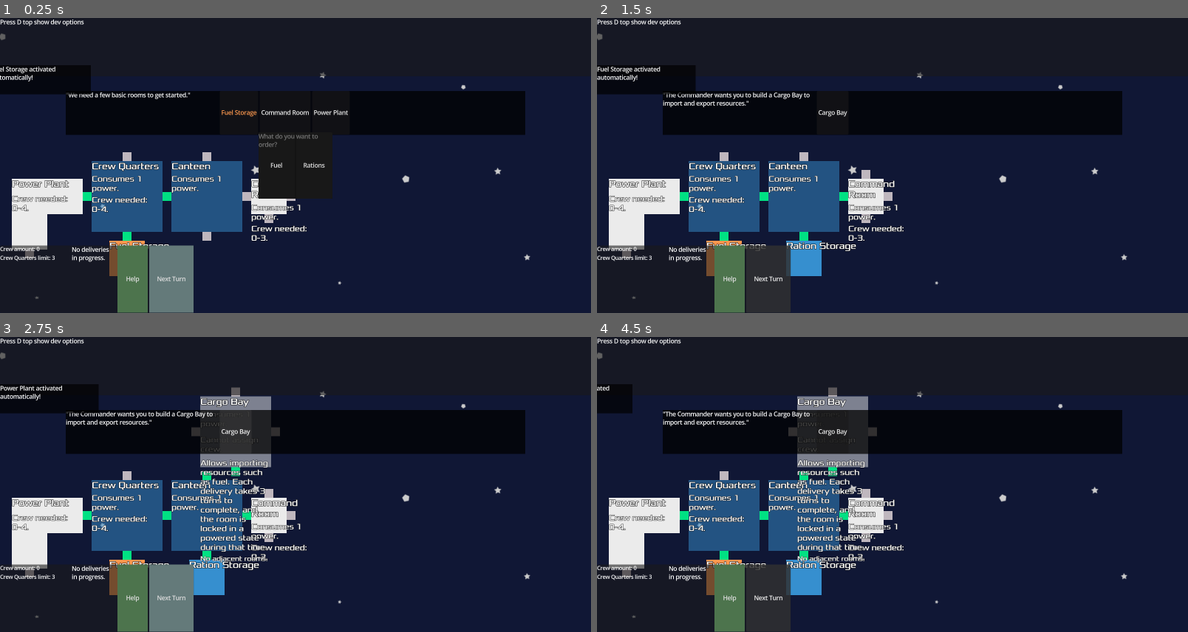
Above: before the commit, frames 1-4 (two rows, left to right).
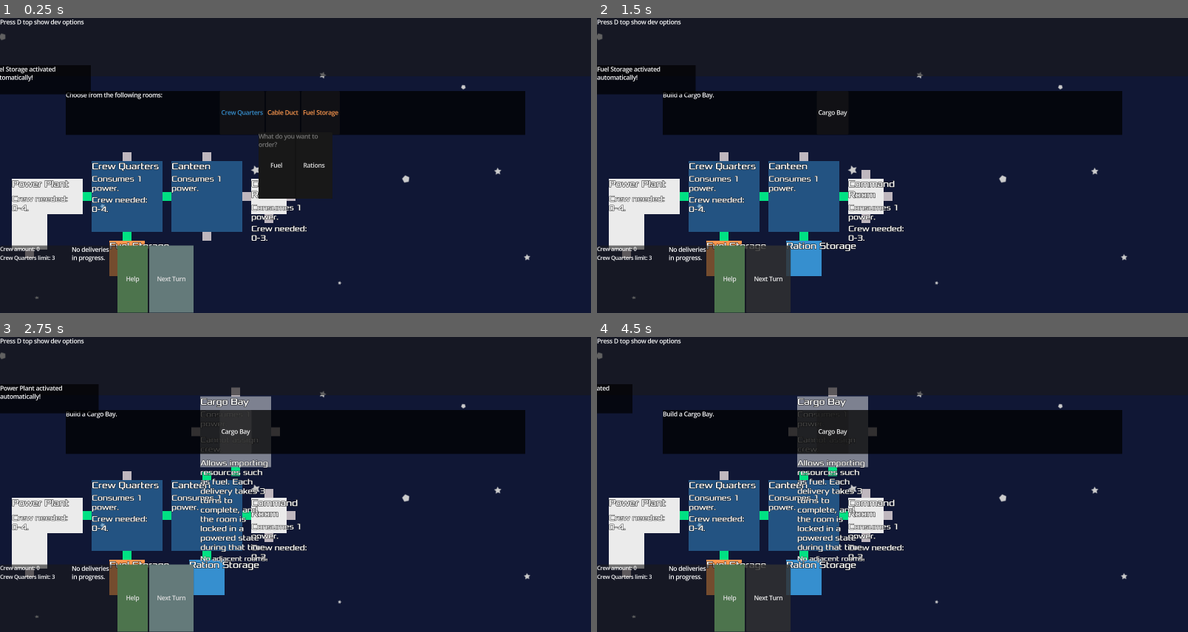
Above: after the commit, the same moments.

Repository: juhanikat/mothership
Game: Godot game, scene res://scenes/main.tscn
Same seed, same stepped clock (60 frames per second), same inputs: the game is played once before the commit and once after it. The engine's default icon, where the game draws it, is replaced by a stand-in: a white triangle on a blue panel in a dark square.
Inputs:
- Up to frame 1 (0.25 s): no input
- Up to frame 2 (1.5 s): click "Next Turn" at 0.5 s; click "Next Turn" at 1.25 s
- Up to frame 3 (2.75 s): click "Cargo Bay" at 2 s
- Up to frame 4 (4.5 s): click "Cargo Bay" at 2.75 s; click "Cargo Bay" at 3.5 s; click "Next Turn" at 4.25 s

The runs differ from the first frame. In frame 1, 0.5% of the frame differs, in the area x 11-59%, y 25-34%; in frame 2, 0.4%; in frame 3, 0.4%; in frame 4, 0.4%.

Commit message:
add dev option to disable starting orde4r

Diff:
--- a/data_scripts/OrderData.gd
+++ b/data_scripts/OrderData.gd
@@ -28,7 +28,7 @@
 }
 
 const _starting_order = {
-	"description": "We need a few basic rooms to get started.",
+	"description": "Build the starting rooms to get started.",
 	"rooms": [ROOMS.POWER_PLANT, ROOMS.FUEL_STORAGE, ROOMS.COMMAND_ROOM],
 }
 
@@ -47,7 +47,7 @@
 }
 
 const _neutral_order_1 = {
-	"description": "The Commander has no orders for you. Choose the room you think would best fit our current situation.",
+	"description": "Choose from the following rooms:",
 	"room_categories_dict": {
 		ROOM_CATEGORIES.CREW_ROOM: 1,
 		ROOM_CATEGORIES.MAINTENANCE_ROOM: 2,
@@ -58,7 +58,7 @@
 
 # neutral order 2 and 3 are unlocked by a research room?
 const _neutral_order_2 = {
-	"description": "The Commander has no orders for you. Choose the room you think would best fit our current situation.",
+	"description": "Choose from the following rooms:",
 	"room_categories_dict": {
 		ROOM_CATEGORIES.CREW_ROOM: 1,
 		ROOM_CATEGORIES.MAINTENANCE_ROOM: 2,
@@ -68,7 +68,7 @@
 }
 
 const _neutral_order_3 = {
-	"description": "The Commander has no orders for you. Choose the room you think would best fit our current situation.",
+	"description": "Choose from the following rooms:",
 	"room_categories_dict": {
 		ROOM_CATEGORIES.CREW_ROOM: 1,
 		ROOM_CATEGORIES.MAINTENANCE_ROOM: 2,
@@ -85,7 +85,7 @@
 }
 
 const _cargo_bay_order = {
-	"description": "The Commander wants you to build a Cargo Bay to import and export resources.",
+	"description": "Build a Cargo Bay.",
 	"rooms": [
 		ROOMS.CARGO_BAY,
 	],
--- a/gameplay_scripts/OrderFunctions.gd
+++ b/gameplay_scripts/OrderFunctions.gd
@@ -88,7 +88,7 @@
 
 
 static func get_order_for_next_turn(active_data_rooms: int) -> Dictionary:
-	if GlobalVariables.turn == 1:
+	if GlobalVariables.turn == 1 and not GlobalVariables.NO_STARTING_ORDER:
 		return _get_specific_order(Order.STARTING_ORDER, active_data_rooms)
 	if GlobalVariables.turn == 3:
 		return _get_specific_order(Order.CARGO_BAY_ORDER, active_data_rooms)
--- a/gameplay_scripts/hud/room_selection.gd
+++ b/gameplay_scripts/hud/room_selection.gd
@@ -15,7 +15,7 @@
 ## Adds one or more room buttons to the side panel (change this to have pictures of the rooms later).
 ## Also show the description of the order.
 func show_order(description: String, room_data_array: Array[Dictionary]) -> void:
-	order_description_label.text = "\"%s\"" % [description]
+	order_description_label.text = description
 	for room_data in room_data_array:
 		var new_room_button = Button.new()
 		var button_text_color = RoomData.room_colors[room_data["room_category"]]
--- a/global_scripts/GlobalVariables.gd
+++ b/global_scripts/GlobalVariables.gd
@@ -9,6 +9,7 @@
 # DEV OPTIONS
 var events_disabled: bool = true
 const CREATE_TESTING_ROOMS: bool = true
+const NO_STARTING_ORDER: bool = true
 const NO_CARGO_BAY_REQUIREMENT: bool = true
 const NO_GAME_OVER: bool = true
 const CAN_PICK_MULTIPLE_ROOMS: bool = false
